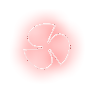
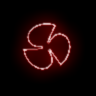
Layers edited between the first and the second 96×96 image:
painted on "Shape 1" over [22, 22, 72, 71]
showed "Background" over [0, 0, 96, 96]
